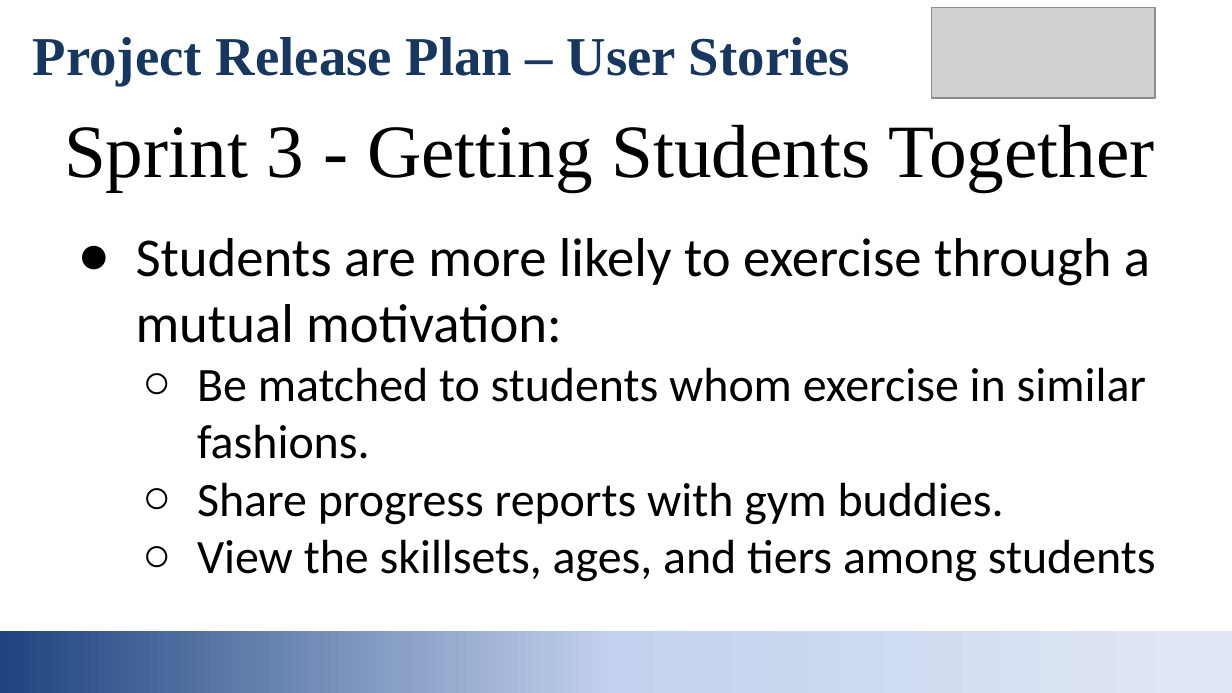
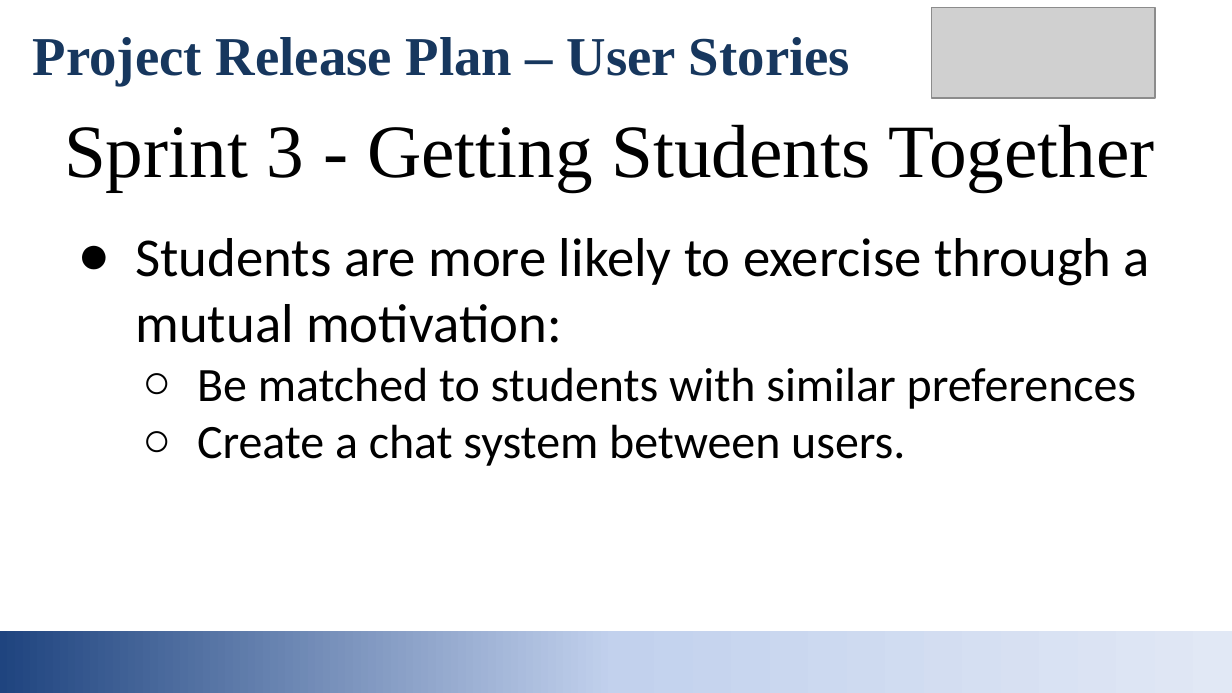
Before and after one commit to calvinklu/lyfter115, a slide deck: slide 5 of CMPS 115 - Lyfter Intro Slides.pptx. Drawn at 1232x693 pixels with LibreOffice and Linux fonts; fonts in the diff are those of the drawing; grey boxes stand for pictures. Boxes give left, top, right and bottom in pixels: in the first picture for what was removed or moved away, otherwise in the second. Text is boxed around its words. In the diff, an @@ line names an element or a change of style, - is before the commit and + after.

```diff
--- a/CMPS 115 - Lyfter Intro Slides.pptx
+++ b/CMPS 115 - Lyfter Intro Slides.pptx
@@ text at [197,367,1137,466]: text changed @@
-  ○ Be matched to students whom exercise in similar fashions.
-  ○ Share progress reports with gym buddies.
-  ○ View the skillsets, ages, and tiers among students
+  ○ Be matched to students with similar preferences
+  ○ Create a chat system between users.
```
Also in this commit, not shown: 3 other slides changed.
